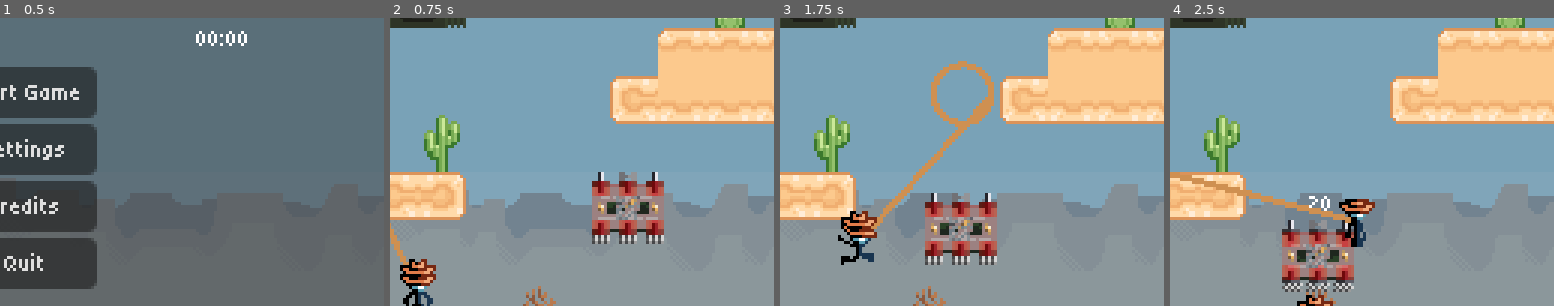
Above: before the commit, frames 1-4 (left to right).
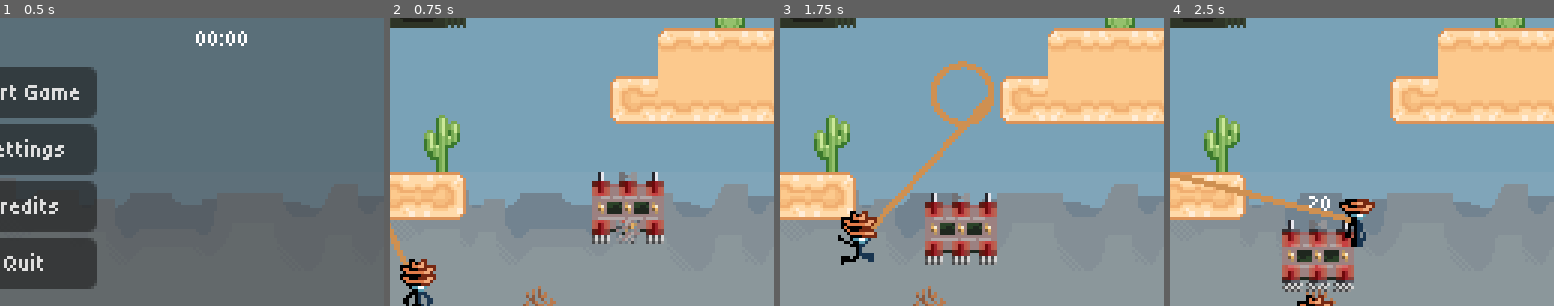
Above: after the commit, the same moments.

Repository: Jcodefox/GMTK-2025
Game: Godot game, scene res://scenes/topscenes/title_topscene.tscn
Same seed, same stepped clock (60 frames per second), same inputs: the game is played once before the commit and once after it.
Inputs (mouse positions are % of the whole screen's width and height, from its top left):
- Up to frame 1 (0.5 s): no input
- Up to frame 2 (0.75 s): click "Start Game" at 0.5 s
- Up to frame 3 (1.75 s): move the mouse to (72, 45) at 1.27 s; hold D (move_right) from 1.28 s (still down); hold Shift (lasso_bind) from 1.28 s (still down); tap Space (move_jump) at 1.52 s
- Up to frame 4 (2.5 s): keep holding D (move_right); move the mouse to (30, 55) at 2.02 s; release Shift (lasso_bind) at 2.03 s; click (30, 55) at 2.1 s; tap Space (move_jump) at 2.27 s
The pictures show only the part of the screen within x 46-96%, y 32-82%; the shares and areas given below are measured in that part.

Frame 1 is identical in both runs. In frame 2, 0.7% of the frame differs, in the area x 58-66%, y 61-79%; in frame 3, 0.3%; in frame 4, 0.4%.

Commit message:
Particle gravity

Diff:
--- a/scripts/prefabs/enemy/express_bot.gd
+++ b/scripts/prefabs/enemy/express_bot.gd
@@ -97,6 +97,9 @@
 	particle_velocities[0] = Vector2.from_angle(randf_range(0, TAU)) * particle_explosion_force
 	particle_velocities[1] = Vector2.from_angle(randf_range(0, TAU)) * particle_explosion_force
 	particle_velocities[2] = Vector2.from_angle(randf_range(0, TAU)) * particle_explosion_force
+	particle_velocities[0].y -= 50
+	particle_velocities[1].y -= 50
+	particle_velocities[2].y -= 50
 	$ExpressbotFragments1.position = Vector2.ZERO
 	$ExpressbotFragments2.position = Vector2.ZERO
 	$ExpressbotFragments3.position = Vector2.ZERO
@@ -110,6 +113,10 @@
 	$ExpressbotFragments1.position += particle_velocities[0] * delta
 	$ExpressbotFragments2.position += particle_velocities[1] * delta
 	$ExpressbotFragments3.position += particle_velocities[2] * delta
+
+	particle_velocities[0].y += default_gravity * delta
+	particle_velocities[1].y += default_gravity * delta
+	particle_velocities[2].y += default_gravity * delta
 
 	if $ExpressbotFragments1.position.length() > particle_disappear_dist:
 		$ExpressbotFragments1.visible = false
